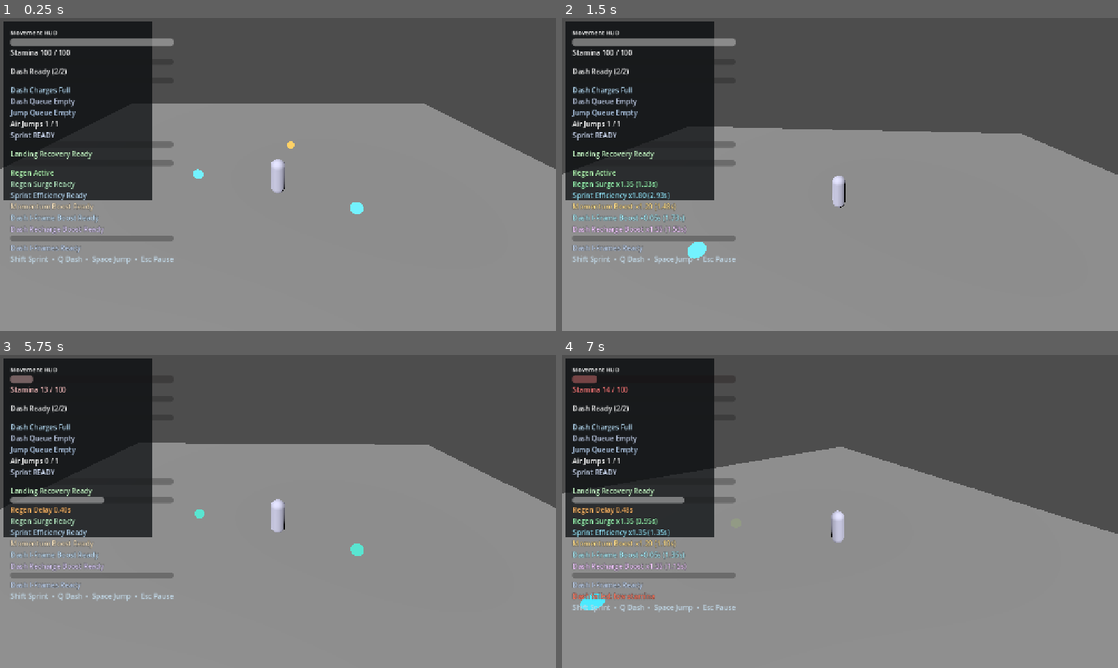
Above: before the commit, frames 1-4 (two rows, left to right).
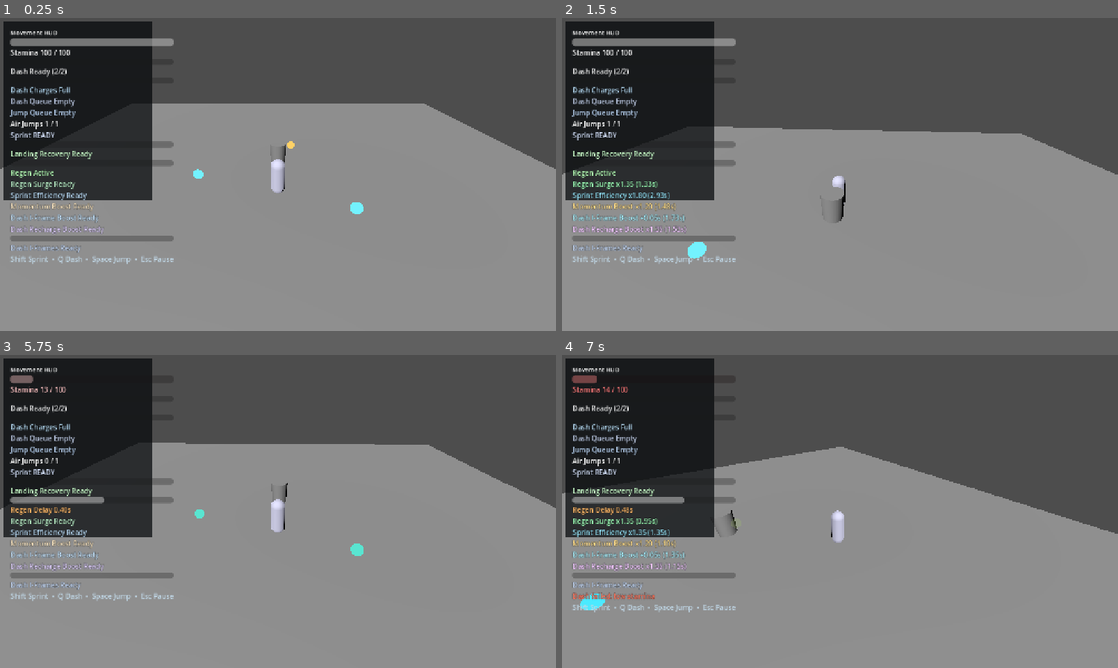
Above: after the commit, the same moments.

Repository: thegoatleroyjenkins/arpg-game
Game: Godot game, scene res://prototype3d/main_3d.tscn
The game is run twice, just before and just after one commit, with the same random seed, the same clock (stepped at 60 frames per second) and the same inputs. This scene is started directly instead of the project's main scene.
Inputs (mouse positions are in pixels of both pictures, inside the frame that each line leads up to):
- Up to frame 1 (0.25 s): no input
- Up to frame 2 (1.5 s): tap Enter (ui_accept) at 0.5 s; move the mouse to (867, 174) at 0.52 s; press the mouse at (867, 174) at 0.53 s; hold W (move_up) from 0.53 s (still down); tap Space (jump) at 0.77 s; move the mouse to (812, 174) at 1.27 s; release the mouse at (812, 174) at 1.28 s; click (812, 174) at 1.35 s
- Up to frame 3 (5.75 s): keep holding W (move_up); tap Space (jump) at 1.52, 3.02, 3.77, 4.52 s; move the mouse to (289, 505) at 2.02 s; press the mouse at (289, 505) at 2.03 s; tap R (camera_recenter) at 2.1 s; move the mouse to (272, 517) at 2.77 s; release the mouse at (272, 517) at 2.78 s; tap Q (dash) at 2.85 s; click (272, 517) at 3.05 s; move the mouse to (316, 514) at 3.52 s; hold Shift (sprint) 3.53-4.28 s; click (316, 514) at 3.8 s; move the mouse to (233, 508) at 4.27 s; click (233, 508) at 4.35 s; move the mouse to (283, 511) at 5.02 s; press the mouse at (283, 511) at 5.03 s
- Up to frame 4 (7 s): move the mouse to (817, 505) at 5.77 s; release W (move_up) at 5.78 s; release the mouse at (817, 505) at 5.78 s; hold D (move_right) 5.78-6.53 s; tap R (camera_recenter) at 5.85 s; tap Space (jump) at 6.02, 6.77 s; click (817, 505) at 6.05 s; move the mouse to (867, 511) at 6.52 s; press the mouse at (867, 511) at 6.53 s; hold W (move_up) from 6.53 s (still down); tap Q (dash) at 6.6 s

The runs differ from the first frame. In frame 1, less than 0.1% of the frame differs, in the area x 48-52%, y 40-46%; in frame 2, 0.2%, in the area x 46-51%, y 53-66%; in frame 3, less than 0.1%; in frame 4, less than 0.1%.

Commit message:
Add modular 3D damage resolver with player light attack dummy

Diff:
--- /dev/null
+++ b/prototype3d/combat_dummy_3d.gd
@@ -0,0 +1,24 @@
+extends CombatActor3D
+
+@onready var mesh: MeshInstance3D = $MeshInstance3D
+
+var _base_scale: Vector3 = Vector3.ONE
+var _hit_flash_left: float = 0.0
+
+func _ready() -> void:
+	super._ready()
+	if mesh != null:
+		_base_scale = mesh.scale
+	damage_taken.connect(_on_damage_taken)
+
+func _process(delta: float) -> void:
+	if _hit_flash_left > 0.0:
+		_hit_flash_left = max(0.0, _hit_flash_left - delta)
+		if mesh != null:
+			var pulse: float = 1.0 + (_hit_flash_left * 0.35)
+			mesh.scale = _base_scale * pulse
+	elif mesh != null and mesh.scale != _base_scale:
+		mesh.scale = _base_scale
+
+func _on_damage_taken(_amount: float, _current: float, _max_value: float) -> void:
+	_hit_flash_left = 0.12
--- a/prototype3d/main_3d.tscn
+++ b/prototype3d/main_3d.tscn
@@ -6,6 +6,8 @@
 [ext_resource type="Resource" path="res://prototype3d/stamina_pickup_profile_standard_3d.tres" id="4_pickup_profile_standard"]
 [ext_resource type="Resource" path="res://prototype3d/stamina_pickup_profile_quick_3d.tres" id="5_pickup_profile_quick"]
 [ext_resource type="Script" path="res://prototype3d/pause_menu_3d.gd" id="6_pause_menu_script"]
+[ext_resource type="Script" path="res://systems/combat/damage_resolver.gd" id="7_damage_resolver_script"]
+[ext_resource type="Script" path="res://prototype3d/combat_dummy_3d.gd" id="8_combat_dummy_script"]
 
 [sub_resource type="CapsuleMesh" id="CapsuleMesh_player"]
 radius = 0.35
@@ -27,6 +29,10 @@
 
 [sub_resource type="SphereShape3D" id="SphereShape3D_stamina_pickup"]
 radius = 0.45
+
+[sub_resource type="CylinderMesh" id="CylinderMesh_combat_dummy"]
+top_radius = 0.6
+nb_sides = 12
 
 [node name="Main3D" type="Node3D"]
 
@@ -34,6 +40,18 @@
 position = Vector3(0, 8, 0)
 rotation = Vector3(-0.8, -0.4, 0)
 light_energy = 1.3
+
+[node name="DamageResolver" type="Node" parent="."]
+script = ExtResource("7_damage_resolver_script")
+
+[node name="CombatDummy" type="Node3D" parent="."]
+position = Vector3(0, 1, -5)
+script = ExtResource("8_combat_dummy_script")
+max_health = 120.0
+armor = 4.0
+
+[node name="MeshInstance3D" type="MeshInstance3D" parent="CombatDummy"]
+mesh = SubResource("CylinderMesh_combat_dummy")
 
 [node name="Floor" type="StaticBody3D" parent="."]
 
--- a/prototype3d/player_3d.gd
+++ b/prototype3d/player_3d.gd
@@ -2,12 +2,14 @@
 
 const ACTION_JUMP := "jump"
 const ACTION_CAMERA_RECENTER := "camera_recenter"
+const ACTION_ATTACK := "attack"
 
 @export var tuning: PlayerTuning3D = preload("res://prototype3d/default_player_tuning_3d.tres")
 
 @onready var pivot: Node3D = $CameraPivot
 @onready var camera: Camera3D = $CameraPivot/Camera3D
 @onready var body_mesh: MeshInstance3D = $MeshInstance3D
+@onready var damage_resolver: Node = get_tree().get_first_node_in_group("damage_resolver")
 
 signal stamina_changed(current: float, max_value: float)
 signal dash_cooldown_changed(remaining: float, max_value: float)
@@ -77,6 +79,13 @@
 var _body_material: StandardMaterial3D = null
 var _body_base_albedo: Color = Color(1.0, 1.0, 1.0, 1.0)
 
+@export var light_attack_range: float = 2.4
+@export var light_attack_arc_dot: float = 0.2
+@export var light_attack_damage: float = 24.0
+@export var light_attack_cooldown: float = 0.35
+
+var light_attack_cooldown_left: float = 0.0
+
 func _ready() -> void:
 	add_to_group("player_3d")
 	look_target = global_position
@@ -121,9 +130,12 @@
 			_adjust_camera_zoom(tuning.camera_zoom_step)
 	if event.is_action_pressed(ACTION_CAMERA_RECENTER):
 		_recenter_camera_orbit(1.0)
+	if event.is_action_pressed(ACTION_ATTACK):
+		_try_light_attack()
 
 func _physics_process(delta: float) -> void:
 	var was_on_floor := is_on_floor()
+	light_attack_cooldown_left = max(0.0, light_attack_cooldown_left - delta)
 	if stamina_action_warning_cooldown_left > 0.0:
 		stamina_action_warning_cooldown_left = max(0.0, stamina_action_warning_cooldown_left - delta)
 	if camera_follow_assist_lock_left > 0.0:
@@ -992,6 +1004,49 @@
 		_emit_dash_charge_recharge_changed()
 	return applied
 
+func _try_light_attack() -> void:
+	if light_attack_cooldown_left > 0.0:
+		return
+	if damage_resolver == null:
+		damage_resolver = get_tree().get_first_node_in_group("damage_resolver")
+		if damage_resolver == null:
+			return
+
+	var target: Node3D = _find_attack_target()
+	if target == null:
+		return
+
+	light_attack_cooldown_left = max(0.01, light_attack_cooldown)
+	damage_resolver.request_damage({
+		"source": self,
+		"target": target,
+		"base_damage": max(0.0, light_attack_damage),
+		"damage_type": "physical",
+		"tags": PackedStringArray(["player", "light_attack"]),
+	})
+
+func _find_attack_target() -> Node3D:
+	var nearest: Node3D = null
+	var nearest_distance_sq: float = light_attack_range * light_attack_range
+	var forward: Vector3 = -global_transform.basis.z
+	for candidate in get_tree().get_nodes_in_group("combat_actor_3d"):
+		if candidate == self or not (candidate is Node3D):
+			continue
+		var target := candidate as Node3D
+		var to_target: Vector3 = target.global_position - global_position
+		to_target.y = 0.0
+		var distance_sq := to_target.length_squared()
+		if distance_sq > nearest_distance_sq:
+			continue
+		var direction := to_target.normalized()
+		if direction.length_squared() <= 0.0:
+			continue
+		if forward.dot(direction) < light_attack_arc_dot:
+			continue
+		nearest = target
+		nearest_distance_sq = distance_sq
+	return nearest
+
 func _report_stamina_action_failed(reason: String) -> void:
 	if stamina_action_warning_cooldown_left > 0.0:
 		return
--- /dev/null
+++ b/systems/combat/combat_actor_3d.gd
@@ -0,0 +1,42 @@
+extends Node3D
+class_name CombatActor3D
+
+signal health_changed(current: float, max_value: float)
+signal damage_taken(amount: float, current: float, max_value: float)
+signal died()
+
+@export var max_health: float = 100.0
+@export var armor: float = 0.0
+
+var current_health: float = 0.0
+var is_dead: bool = false
+
+func _ready() -> void:
+	current_health = max(0.0, max_health)
+	add_to_group("combat_actor_3d")
+	health_changed.emit(current_health, max_health)
+
+func get_mitigation_for(_payload: Dictionary) -> float:
+	return max(0.0, armor)
+
+func apply_damage_result(result: Dictionary) -> Dictionary:
+	if is_dead:
+		result["final_damage"] = 0.0
+		result["is_lethal"] = true
+		return result
+
+	var incoming_damage: float = max(0.0, float(result.get("final_damage", 0.0)))
+	if incoming_damage <= 0.0:
+		return result
+
+	current_health = max(0.0, current_health - incoming_damage)
+	var lethal := current_health <= 0.0
+	result["is_lethal"] = lethal
+	result["health_after"] = current_health
+	health_changed.emit(current_health, max_health)
+	damage_taken.emit(incoming_damage, current_health, max_health)
+	if lethal:
+		is_dead = true
+		died.emit()
+		queue_free()
+	return result
--- /dev/null
+++ b/systems/combat/damage_resolver.gd
@@ -0,0 +1,39 @@
+extends Node
+class_name DamageResolver
+
+signal damage_requested(payload: Dictionary)
+signal damage_resolved(result: Dictionary)
+signal damage_applied(result: Dictionary)
+
+func _ready() -> void:
+	add_to_group("damage_resolver")
+
+func request_damage(payload: Dictionary) -> Dictionary:
+	damage_requested.emit(payload)
+	var target: Node = payload.get("target", null)
+	if target == null:
+		return {}
+
+	var requested_damage: float = max(0.0, float(payload.get("base_damage", 0.0)))
+	var mitigation: float = 0.0
+	if target.has_method("get_mitigation_for"):
+		mitigation = max(0.0, float(target.get_mitigation_for(payload)))
+
+	var final_damage: float = max(0.0, requested_damage - mitigation)
+	var result := {
+		"source": payload.get("source", null),
+		"target": target,
+		"damage_type": payload.get("damage_type", "physical"),
+		"tags": payload.get("tags", PackedStringArray()),
+		"requested_damage": requested_damage,
+		"mitigated_damage": mitigation,
+		"final_damage": final_damage,
+		"is_lethal": false,
+	}
+	damage_resolved.emit(result)
+
+	if target.has_method("apply_damage_result"):
+		result = target.apply_damage_result(result)
+
+	damage_applied.emit(result)
+	return result
Not shown: 1 places in prototype3d/main_3d.tscn that only renumber resources
Not shown, changed: README.md
